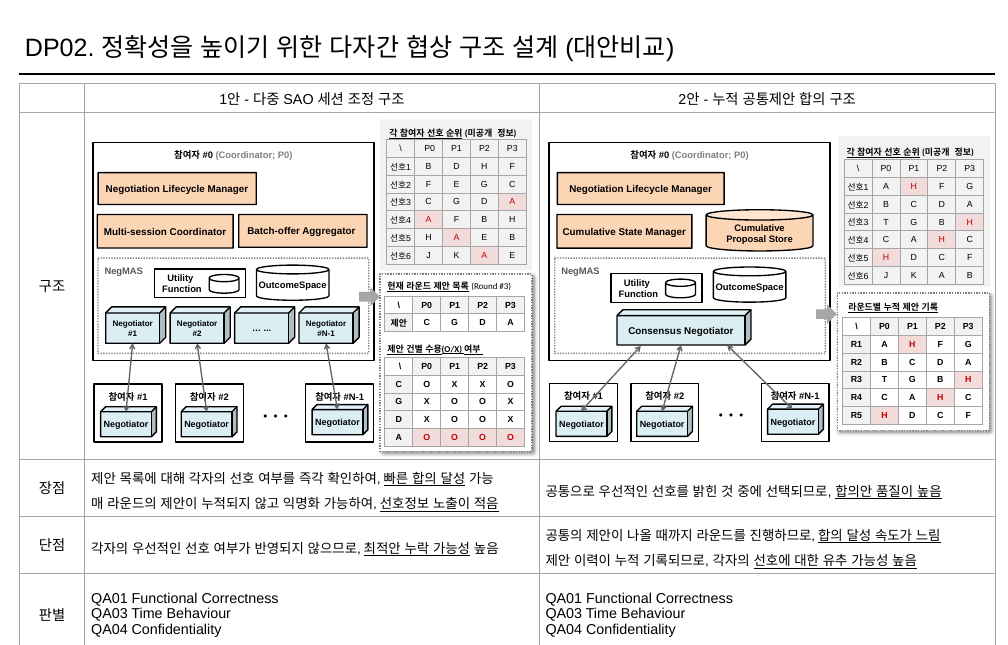
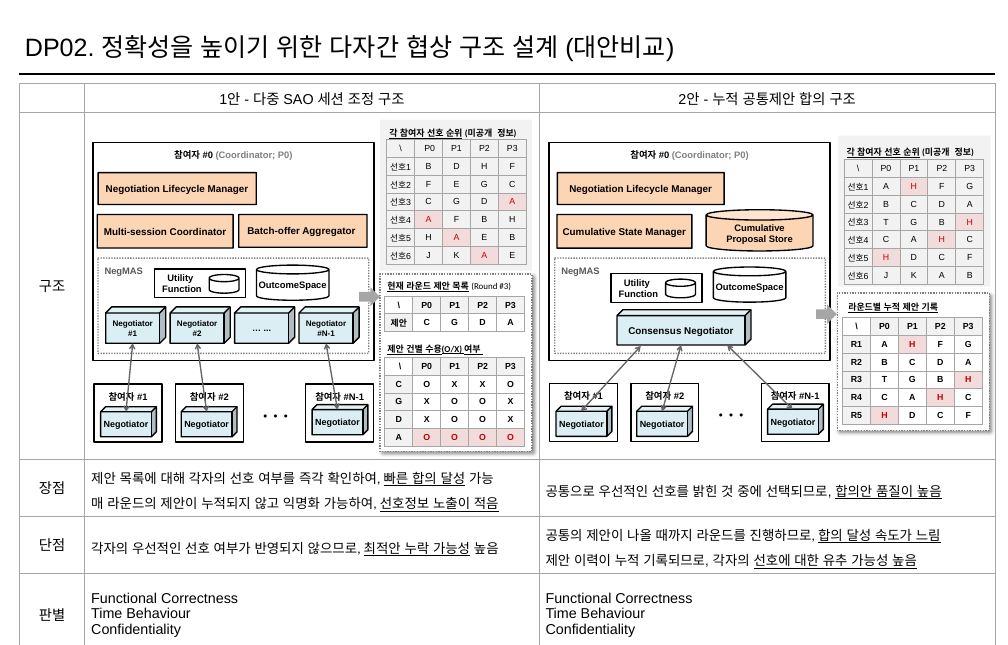
Before and after one commit to Sunwoo-Nam/architect-teamproject, a slide deck: slide 2 of docs/changbae/51-1A-vs-2-구조도/51-1A-vs-2-구조도.pptx. Drawn at 1008x645 pixels with LibreOffice and Linux fonts; fonts in the diff are those of the drawing. Boxes give left, top, right and bottom in pixels: in the first picture for what was removed or moved away, otherwise in the second. Text is boxed around its words. In the diff, an @@ line names an element or a change of style, - is before the commit and + after.

Commit message:
대안비교 pptx png

```diff
--- a/docs/changbae/51-1A-vs-2-구조도/51-1A-vs-2-구조도.pptx
+++ b/docs/changbae/51-1A-vs-2-구조도/51-1A-vs-2-구조도.pptx
@@ table at (19, 83, 995, 641) @@
-row 5, column 2: QA01 Functional Correctness / QA03 Time Behaviour / QA04 Confidentiality
+row 5, column 2: Functional Correctness / Time Behaviour / Confidentiality
-row 5, column 3: QA01 Functional Correctness / QA03 Time Behaviour / QA04 Confidentiality
+row 5, column 3: Functional Correctness / Time Behaviour / Confidentiality
```
Also in this commit, not shown: 1 other file.
